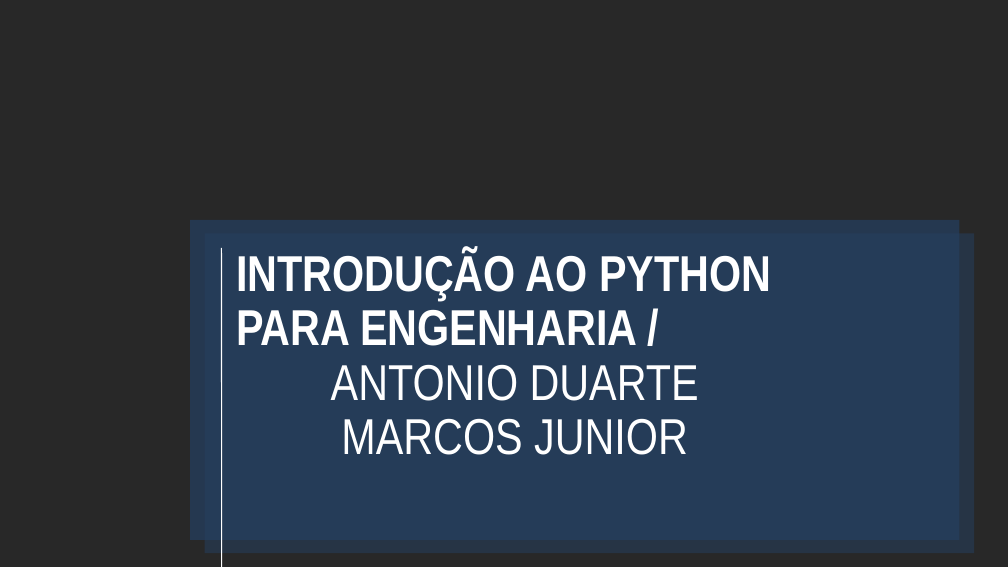
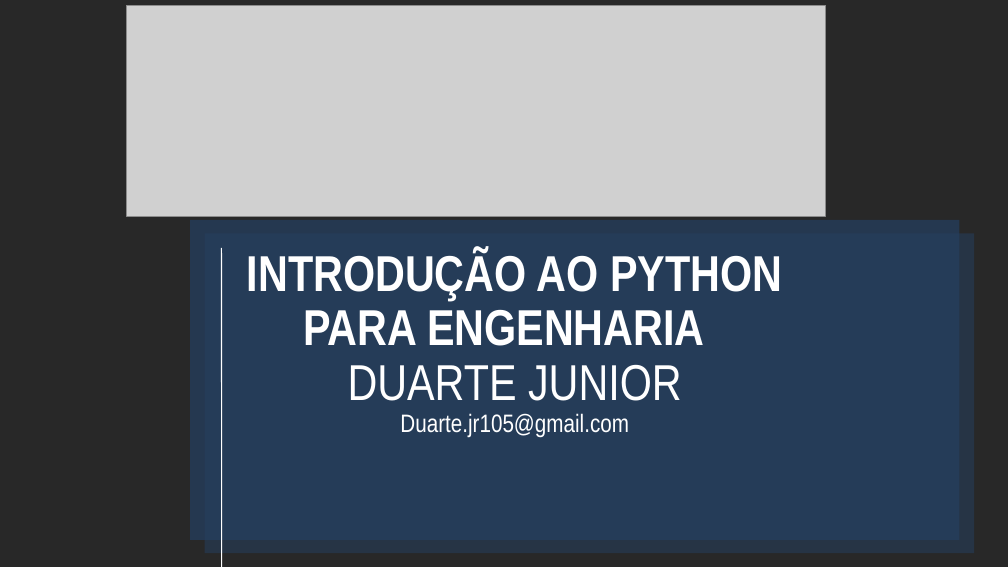
Before and after one commit to duartejr/python_engenharia_unilab, a slide deck: slide 1 of introdução.odp. Drawn at 1008x567 pixels with LibreOffice and Linux fonts; fonts in the diff are those of the drawing; grey boxes stand for pictures; background and template pictures are left out; a plain dark background stands for a picture behind light text. Boxes give left, top, right and bottom in pixels: in the first picture for what was removed or moved away, otherwise in the second. Text is boxed around its words. In the diff, an @@ line names an element or a change of style, - is before the commit and + after.

```diff
--- a/introdução.odp
+++ b/introdução.odp
@@ picture added at (127,5,826,217) @@
@@ text at (247,250,782,438): text changed; bold off @@
-INTRODUÇÃO AO PYTHON PARA ENGENHARIA /
-ANTONIO DUARTE MARCOS JUNIOR
+INTRODUÇÃO AO PYTHON PARA ENGENHARIA
+DUARTE JUNIOR
+Duarte.jr105@gmail.com
```
Also in this commit, not shown: 1 other slide changed, 1 other file.
